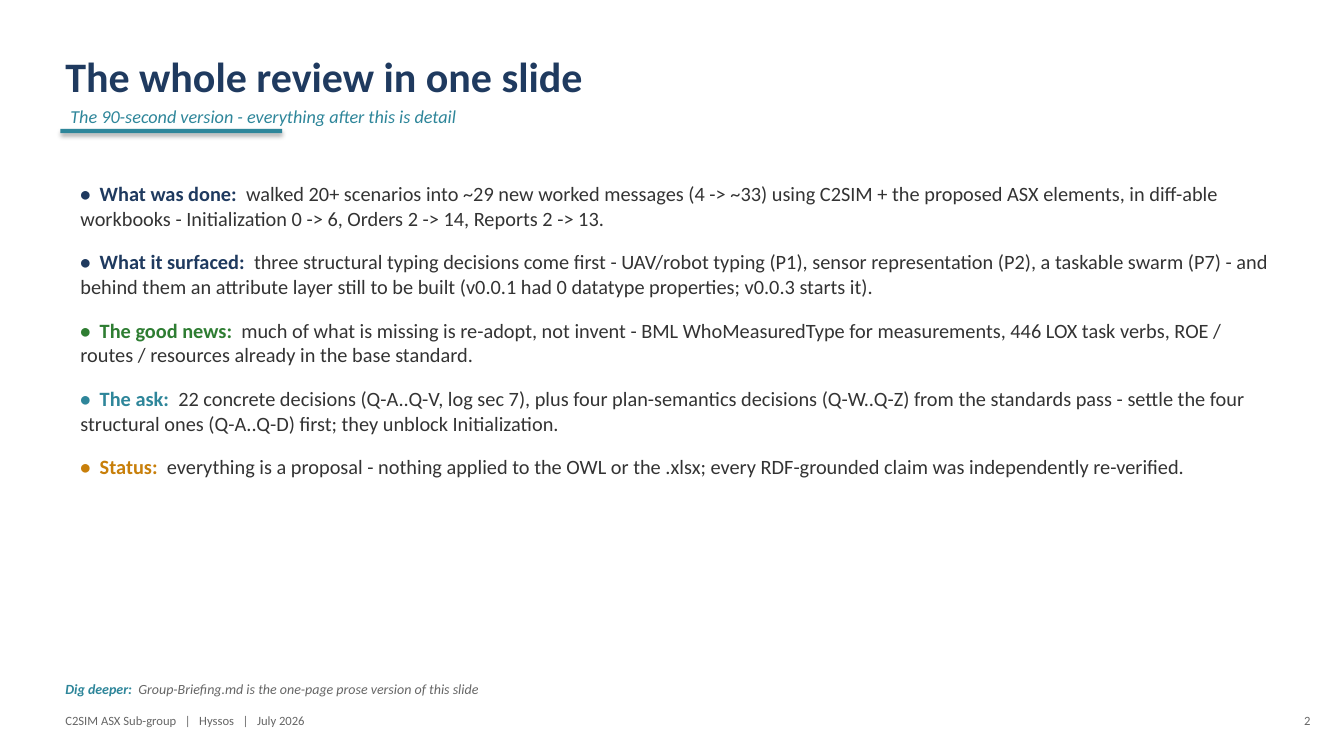
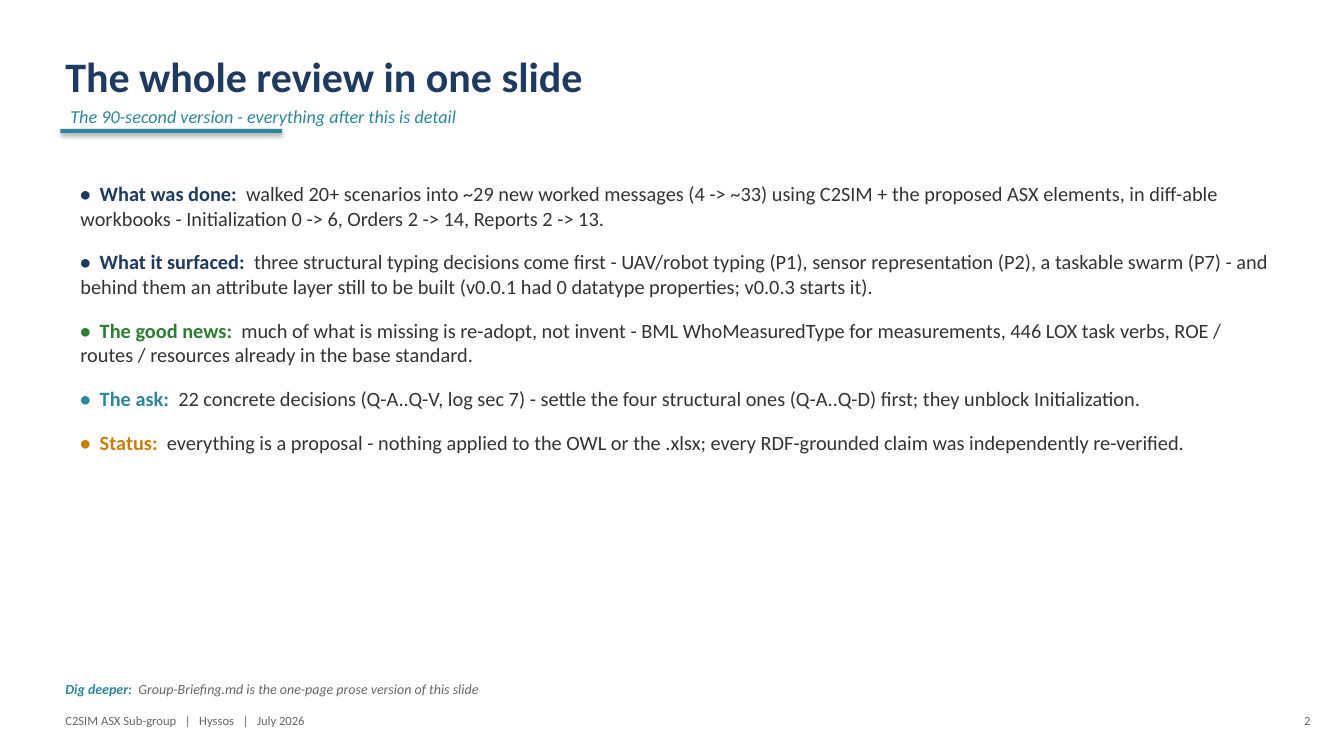
Before and after one commit to hyssostech/C2SIMArtifacts, a slide deck: slide 2 of Subgroups/ASX/InstantiationReview/ASX-Instantiation-Findings.pptx. Drawn at 1344x756 pixels with LibreOffice and Linux fonts; fonts in the diff are those of the drawing. Boxes give left, top, right and bottom in pixels: in the first picture for what was removed or moved away, otherwise in the second. Text is boxed around its words. In the diff, an @@ line names an element or a change of style, - is before the commit and + after.

```diff
--- a/Subgroups/ASX/InstantiationReview/ASX-Instantiation-Findings.pptx
+++ b/Subgroups/ASX/InstantiationReview/ASX-Instantiation-Findings.pptx
@@ text at [100,391,1140,410]: text changed @@
-• The ask: 22 concrete decisions (Q-A..Q-V, log sec 7), plus four plan-semantics decisions (Q-W..Q-Z) from the standards pass - settle the four structural ones (Q-A..Q-D) first; they unblock Initialization.
+• The ask: 22 concrete decisions (Q-A..Q-V, log sec 7) - settle the four structural ones (Q-A..Q-D) first; they unblock Initialization.
```
Also in this commit, not shown: 5 other slides changed, 1 slide removed, 6 other files.
